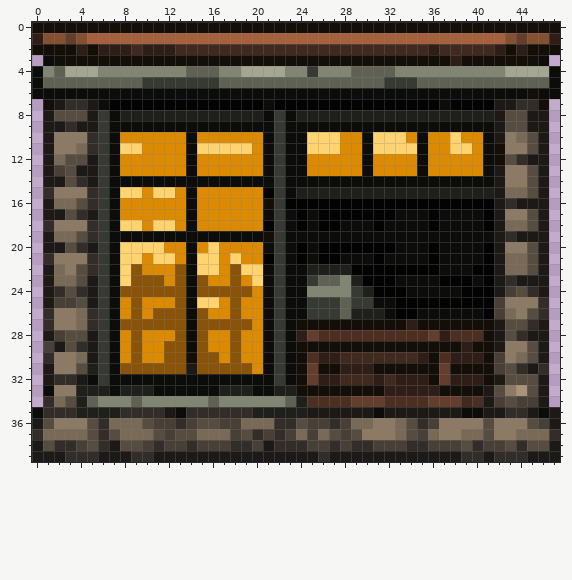
Two versions of one pixel-art sprite, content/Entities/Structures/Buildings/Market/market.mini.png. The picture above is the old version.
The file is 48x40 pixels. Colours within 5 levels of each other are drawn and written as one.
And afterwards:
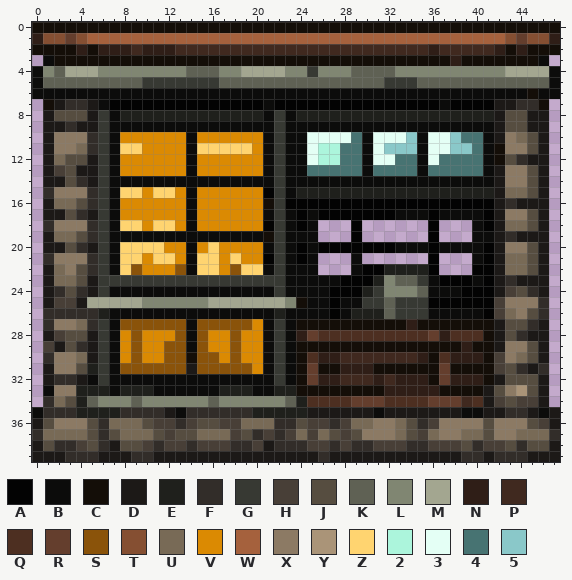
Palette (. is transparent): A #030303  B #0c0c0b  C #140e08  D #1c1917  E #1f201c  F #322d29  G #373933  H #483f37  J #564d40  K #5f6154  L #808672  M #a3a690  N #2f1e17  P #40291f  Q #4d2f21  R #643e2d  S #8a530a  T #854f32  U #786a56  V #db8a02  W #a5613d  X #8c7a64  Y #aa9478  Z #ffd470  2 #acf5dc  3 #e4fff5  4 #477372  5 #8ac8c9
Changes in this commit:
@@ x 23..42 @@
  9 BBBBBBBBBBBBBBBBBBBD
-10 BBZZZVVBZZZVBVVZVVBD
-11 BBZZZVVBZZZZBVVZZVBC
-12 BBVVVVVBVVVVBVVVVVBC
-13 BBVVVVVBVVVVBVVVVVBD
+10 BB33334B3335B33544BD
+11 BB32244B3555B33554BC
+12 BB32244B3344B34444BC
+13 BB44444B4444B44444BD
 14 BBBBBBBBBBBBBBBBBBBD
@@ x 0..47 @@
 17 .DDJFDGBVVVVVVBVVVVVVBGBABAAAAAAABBBABBBBADXXJD.
-18 .FXXXFGBZZVZZVBVVVVVVAGBABAABBBABBBBABBBBADUUJD.
-19 .DUUJFGBBBBBBBBBBBBBBCGBBBBBBBBBBBBBBBBBBBDFDDD.
+18 .FXXXFGBZZVZZVBVVVVVVAGBAB...A......A...BADUUJD.
+19 .DUUJFGBBBBBBBBBBBBBBCGBBB...A......A...BBDFDDD.
 20 .DDJFDGBZZZZVVBVZVVVVBGBABAAAAAAABBBABBBBADXXJD.
-21 .FXXXFGBZZVZZVBZZVZVVAGBABAABBBABBBBABBBBADUUJD.
-22 .DUXJFGBZSVVVSBZZVSZZBGBBEEEEAAAAAAAABBBAADUUJD.
-23 .DUUJDGBZSSSVSBSVVSVZBGBBGKKLEAAABBBBAAABADFDDD.
-24 .DFJFDGBSSSSSSBSSSSSVBGBBLLLLGEAAABBBBBAAADHJFD.
-25 .DHHJDGBVSVVVSBZZVSVVBGBBGGGKGGBBAAAAAAAAAHXXXF.
-26 .FXXUFGBVSVSSSBSVVSVVBGBBGGGKEEEBAABBBBBBAHUXJF.
+21 .FXXXFGBZZVZZVBZZVZVVAGBAB...B......A...BADUUJD.
+22 .DUXJFGBZSVVVSBZZVSZZBGBBB...BAAEEEEA...AADUUJD.
+23 .DUUJDGGGGGGGGGGGGGGGGGBBBBBAAAELKKGBAAABADFDDD.
+24 .DFJFDGBBBBBBBBBBBBBBBGBBBBAAAEGLLLKBBBAAADHJFD.
+25 .DHHDMMMMMLLLLLLMMMMMMMLCBBABBGGKGGGAAAAAAHXXXF.
+26 .FFFFFEBBBBBBBBBBBBBBBEBBBBABEEEKGGGBBBBBAHUXJF.
 27 .FXXUFGBSSSSSSBSSSSSVBGBCCCCCCCCCCNCCCCCCCDJJFD.
Pixel boxes of the changes (left, top, right, bottom) in both pictures:
changed: (307, 132, 483, 176)
changed: (54, 220, 472, 319)
